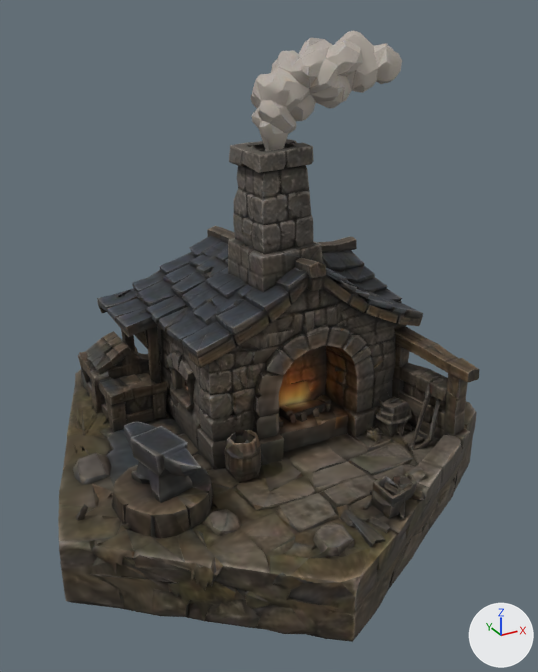
A saved change to the glTF model godot/assets/meshy/war/forge.glb.
The view is the same before and after, from a camera (50 mm lens) standing at (-1.43, -2.64, 1.86) and looking at (-0.02, -0.07, 0.57). The lights are fixed; the arrows at lower right show +X, +Y and +Z. The older version comes first. Vertices at exactly the same position are counted once.
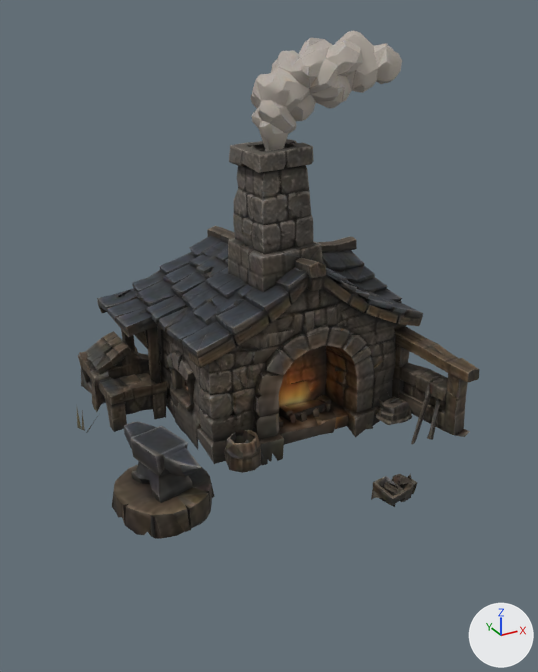
The change, as a list of edits to the scene's bpy script:
```text
Change me_mesh_0:
    used by ob_mesh_0; location = (0.0, 0.0, 0.0)
    remove me_mesh_0.from_pydata(...)  # 4045 vertices, 8088 faces; spans x -1.04..1.04, y -1.0..1.02, z -0.27..1.78
    add me_mesh_0.from_pydata(...)  # 2824 vertices, 5429 faces; spans x -0.8..0.77, y -0.79..0.85, z 0.01..1.78
    me_mesh_0 part 1: 1221 vertices removed from x -1.04..1.04, y -1.0..1.02, z -0.27..0.11
```

Pixel boxes [x1, y1, x2, y2] of what changed, in the pictures (538 x 672 px):
'Mesh_0', reshaped (17% shorter)
    before: [58, 30, 480, 642]
    after: [77, 30, 480, 539]
part 1 of me_mesh_0, deleted
    before: [58, 354, 477, 642]
